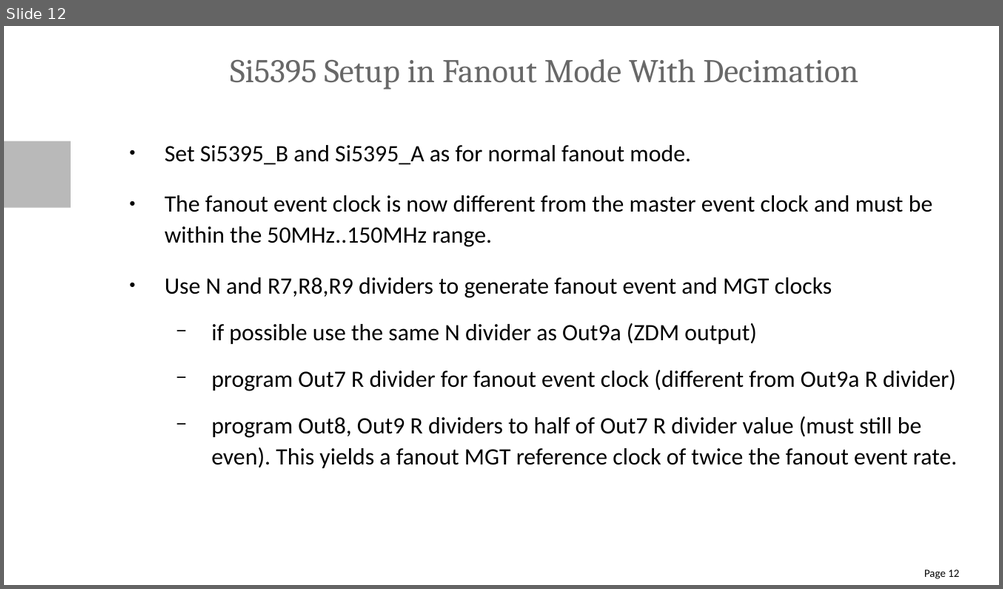
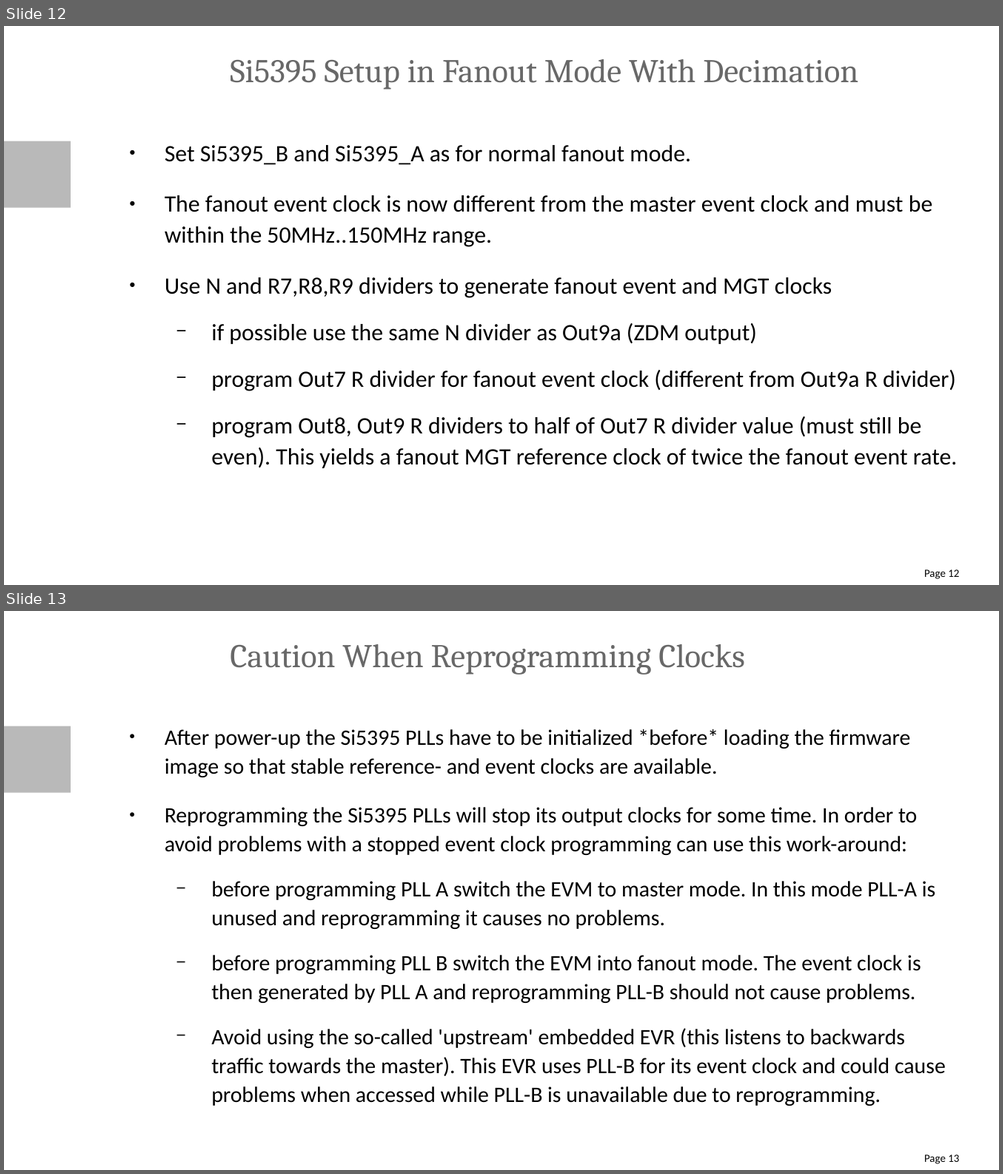
Before and after one commit to paulscherrerinstitute/CIO_EVM, a slide deck: doc/Clocking Notes.odp. Shown one above the other, each under a label of ours: slide 12 before the commit, slides 12 and 13 after it. The pictures are 1003x589 and 1003x1174 pixels, drawn with LibreOffice and Linux fonts; fonts in the diff are those of the drawing; background and template pictures are left out. Boxes give left, top, right and bottom in pixels: in the first picture for what was removed or moved away, otherwise in the second. Text is boxed around its words. In the diff, an @@ line names an element or a change of style, - is before the commit and + after.

```diff
--- a/doc/Clocking Notes.odp
+++ b/doc/Clocking Notes.odp
@@ slide 13 added at (4,611,999,1170), background #FFFFFF; not listed: 1 template element that a slide beside it also shows @@
@@ title added at (230,644,744,675), 24 pt, text #686868 @@
+Caution When Reprogramming Clocks
@@ text added at (165,729,945,1106), 16 pt, text #000000 @@
+● After power-up the Si5395 PLLs have to be initialized *before* loading the firmware image so that stable reference- and event clocks are available.
+● Reprogramming the Si5395 PLLs will stop its output clocks for some time. In order to avoid problems with a stopped event clock programming can use this work-around:
+  − before programming PLL A switch the EVM to master mode. In this mode PLL-A is unused and reprogramming it causes no problems.
+  − before programming PLL B switch the EVM into fanout mode. The event clock is then generated by PLL A and reprogramming PLL-B should not cause problems.
+  − Avoid using the so-called 'upstream' embedded EVR (this listens to backwards traffic towards the master). This EVR uses PLL-B for its event clock and could cause problems when accessed while PLL-B is unavailable due to reprogramming.
@@ page number added at (924,1155,959,1165), 8 pt, text #000000 @@
+Page 13
```
